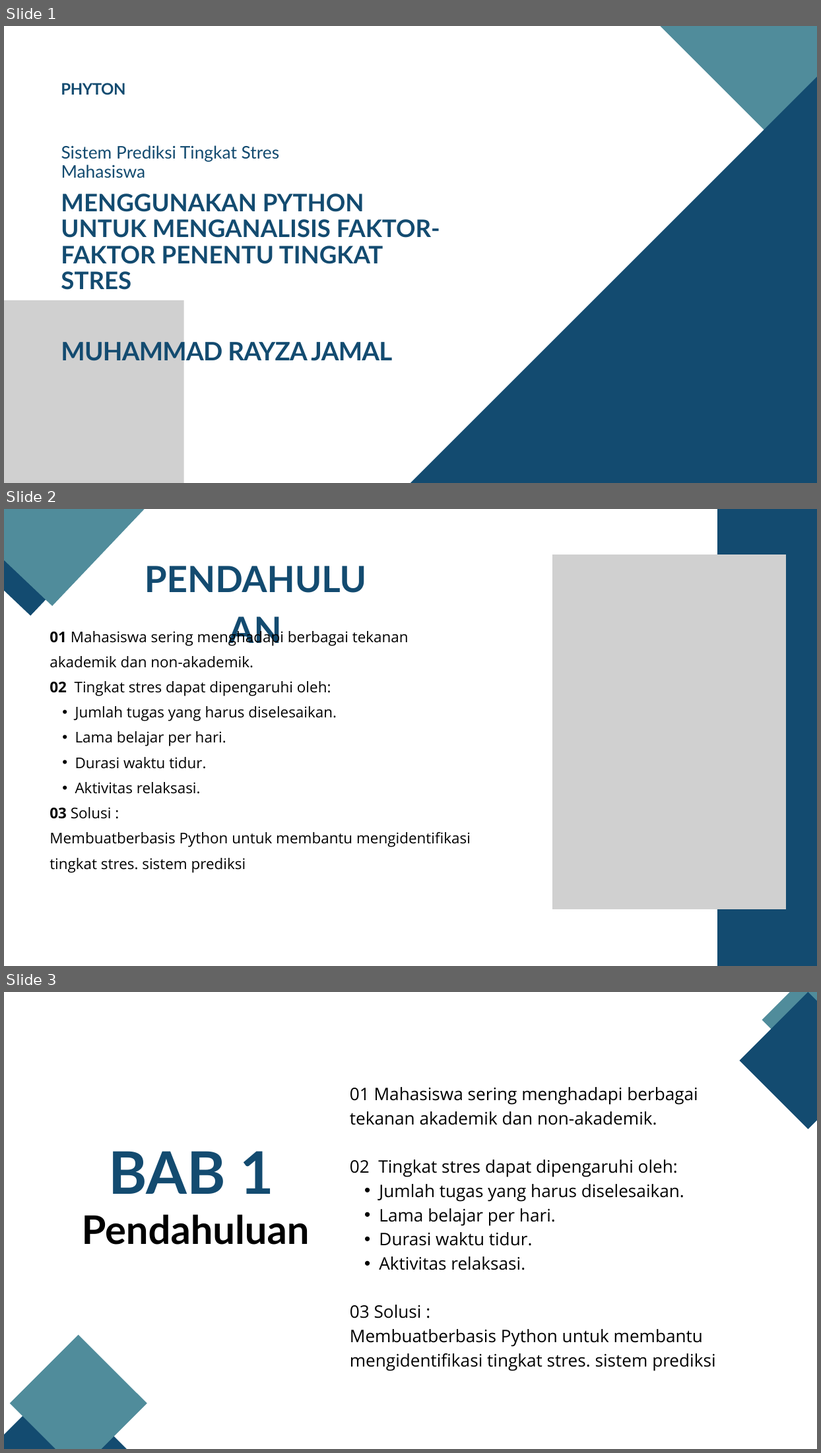
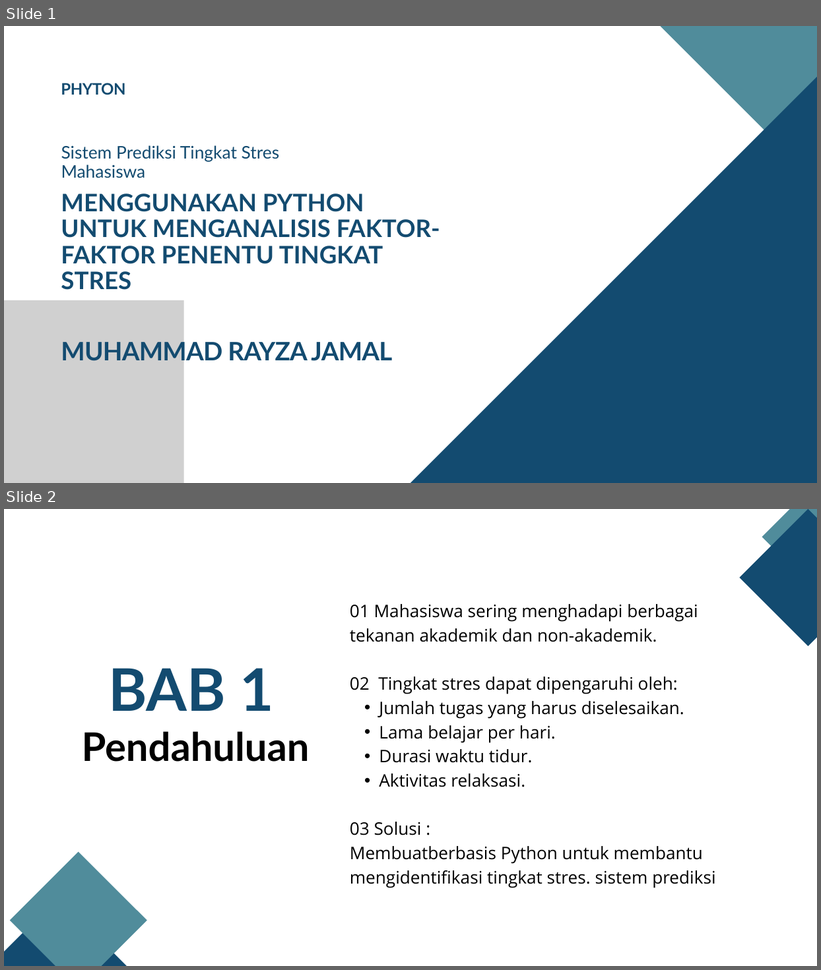
Before and after one commit to rayza71/kesetresan_siswa_tugas_uas, a slide deck: tugas uas_muhammad rayza jamal_221011401751_05tplm009.pptx. Shown one above the other, each under a label of ours: slides 1, 2 and 3 before the commit, slides 1 and 2 after it. The pictures are 821x1453 and 821x970 pixels, drawn with LibreOffice and Linux fonts; fonts in the diff are those of the drawing; grey boxes stand for pictures; background and template pictures are left out. Boxes give left, top, right and bottom in pixels: in the first picture for what was removed or moved away, otherwise in the second. Text is boxed around its words. In the diff, an @@ line names an element or a change of style, - is before the commit and + after.

```diff
--- a/tugas uas_muhammad rayza jamal_221011401751_05tplm009.pptx
+++ b/tugas uas_muhammad rayza jamal_221011401751_05tplm009.pptx
@@ slide 2 removed at (4, 509, 817, 966), background picture (left out) @@
@@ freeform shape removed at (4, 509, 125, 616) @@
@@ freeform shape removed at (4, 509, 147, 606) @@
@@ freeform shape removed at (717, 509, 817, 966) @@
@@ text removed at (133, 549, 378, 648) @@
-PENDAHULUAN
@@ picture removed at (553, 555, 786, 910) @@
@@ text removed at (50, 628, 471, 873) @@
-01 Mahasiswa sering menghadapi berbagai tekanan akademik dan non-akademik.
-02 Tingkat stres dapat dipengaruhi oleh:
-  • Jumlah tugas yang harus diselesaikan.
-  • Lama belajar per hari.
-  • Durasi waktu tidur.
-  • Aktivitas relaksasi.
-03 Solusi :
-Membuatberbasis Python untuk membantu mengidentifikasi tingkat stres. sistem prediksi
@@ what was slide 3 is now slide 2 @@
```
